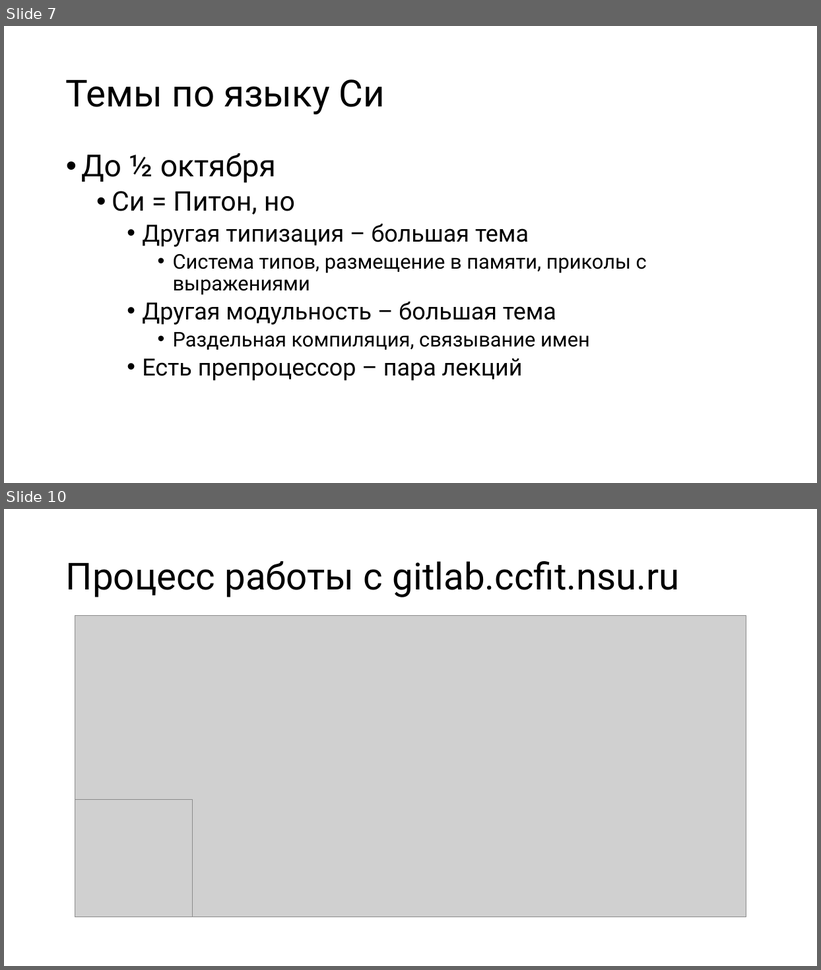
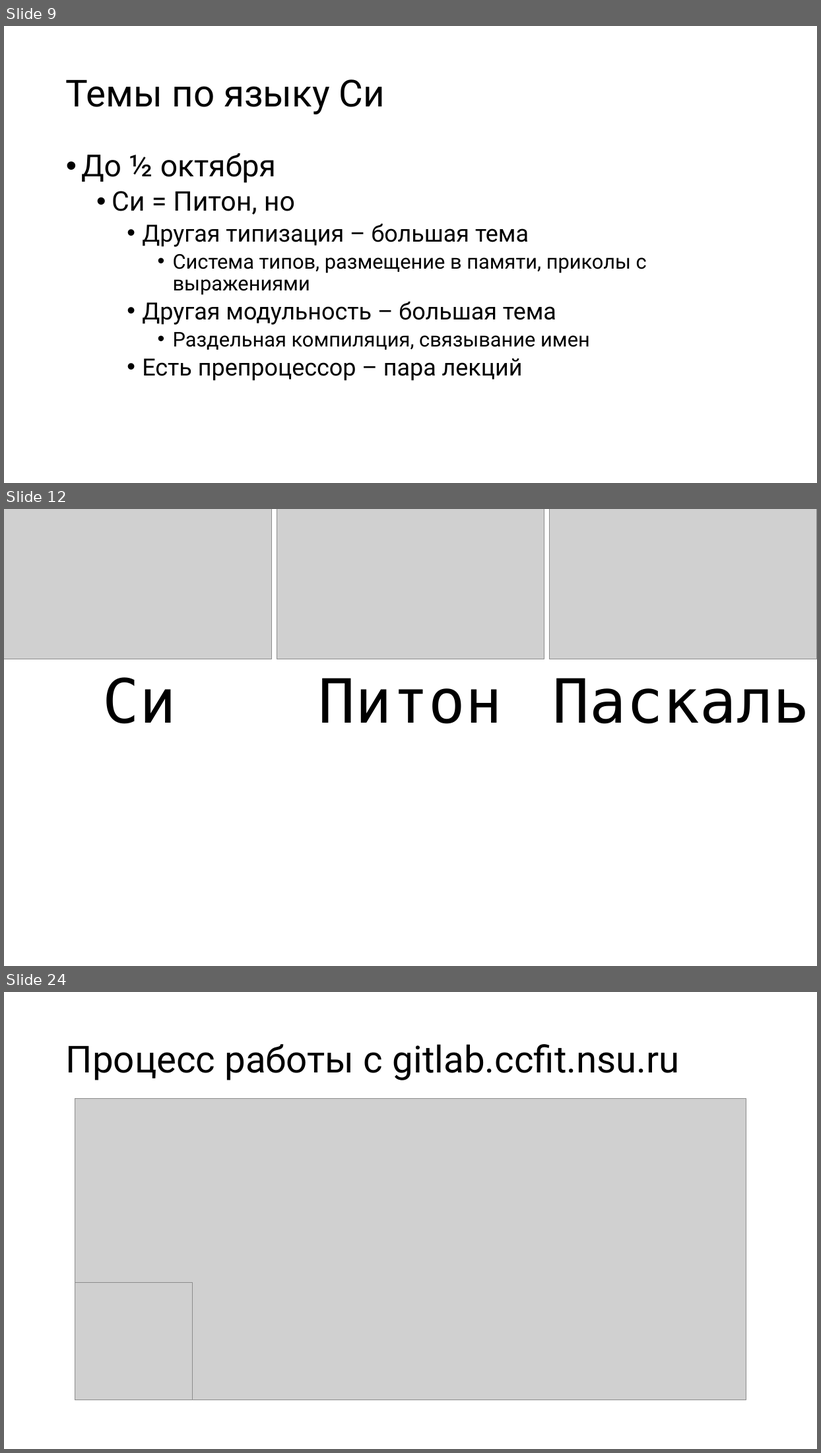
Before and after one commit to Evgueni-Petrov-aka-espetrov/Algorithms-and-Programming-in-C-pptx, a slide deck: 00 План-капкан до весны.pptx. Shown one above the other, each under a label of ours: slides 7 and 10 before the commit, slides 9, 12 and 24 after it; the slides between them are not shown. The pictures are 821x970 and 821x1453 pixels, drawn with LibreOffice and Linux fonts; fonts in the diff are those of the drawing; grey boxes stand for pictures. Boxes give left, top, right and bottom in pixels: in the first picture for what was removed or moved away, otherwise in the second. Text is boxed around its words. In the diff, an @@ line names an element or a change of style, - is before the commit and + after.

Commit message:
добавил нумбские хинты для перехода с питона на си из 01

```diff
--- a/00 План-капкан до весны.pptx
+++ b/00 План-капкан до весны.pptx
@@ slide 12 added at (x1=4, y1=509, x2=817, y2=966), background #FFFFFF @@
@@ picture added at (x1=4, y1=509, x2=272, y2=659) @@
@@ picture added at (x1=277, y1=509, x2=545, y2=659) @@
@@ picture added at (x1=550, y1=509, x2=817, y2=659) @@
@@ table added at (x1=4, y1=663, x2=816, y2=743), 1 rows, 3 columns @@
+Си | Питон | Паскаль
@@ what was slide 7 is now slide 9 @@
@@ what was slide 10 is now slide 24 @@
```
Also in this commit, not shown: 4 slides changed, 13 other slides added.
